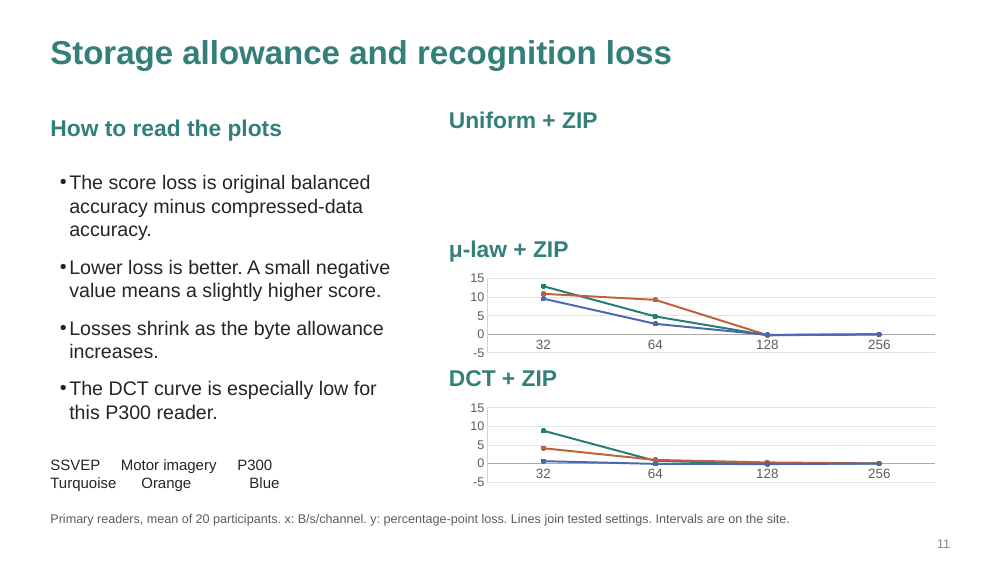
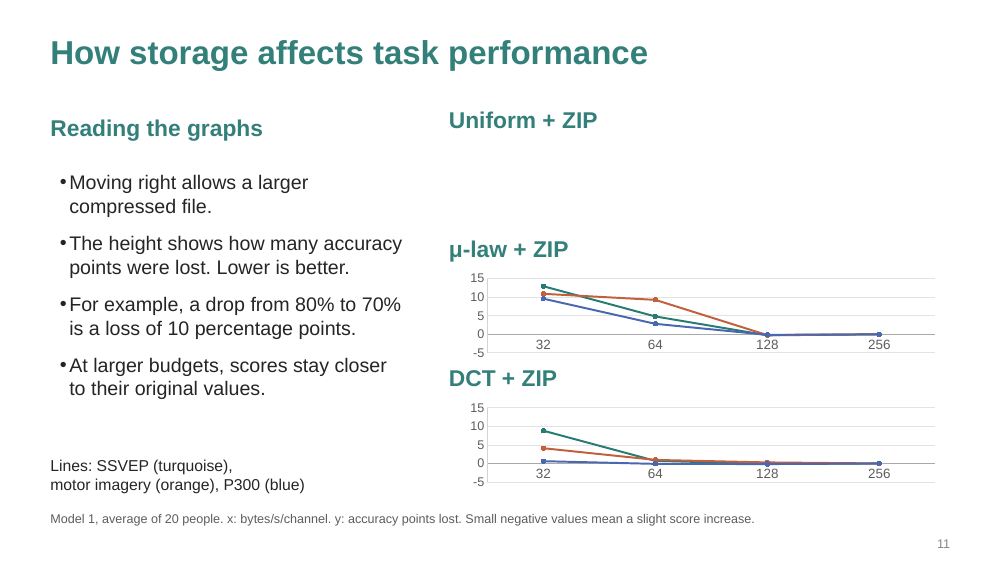
Before and after one commit to Deb044/DataCompression, a slide deck: slide 11 of output/presentation/every-bit-of-the-brain.pptx. Drawn at 1008x567 pixels with LibreOffice and Linux fonts; fonts in the diff are those of the drawing. Boxes give left, top, right and bottom in pixels: in the first picture for what was removed or moved away, otherwise in the second. Text is boxed around its words. In the diff, an @@ line names an element or a change of style, - is before the commit and + after.

Commit message:
slides: explain predictive coding and simplify presentation text

```diff
--- a/output/presentation/every-bit-of-the-brain.pptx
+++ b/output/presentation/every-bit-of-the-brain.pptx
@@ text at bbox=[50, 40, 648, 71]: text changed @@
-Storage allowance and recognition loss
+How storage affects task performance
@@ text at bbox=[50, 119, 263, 141]: text changed @@
-How to read the plots
+Reading the graphs
@@ text at bbox=[69, 174, 403, 399]: text changed @@
-• The score loss is original balanced accuracy minus compressed-data accuracy.
-• Lower loss is better. A small negative value means a slightly higher score.
-• Losses shrink as the byte allowance increases.
-• The DCT curve is especially low for this P300 reader.
+• Moving right allows a larger compressed file.
+• The height shows how many accuracy points were lost. Lower is better.
+• For example, a drop from 80% to 70% is a loss of 10 percentage points.
+• At larger budgets, scores stay closer to their original values.
@@ text at bbox=[50, 459, 305, 494]: text changed; size 14.2 to 15 pt @@
-SSVEP Motor imagery P300
-Turquoise Orange Blue
+Lines: SSVEP (turquoise),
+motor imagery (orange), P300 (blue)
@@ text at bbox=[50, 514, 755, 526]: text changed @@
-Primary readers, mean of 20 participants. x: B/s/channel. y: percentage-point loss. Lines join tested settings. Intervals are on the site.
+Model 1, average of 20 people. x: bytes/s/channel. y: accuracy points lost. Small negative values mean a slight score increase.
```
Also in this commit, not shown: 6 other slides changed, 1 slide added, 1 slide removed, 4 other files.
